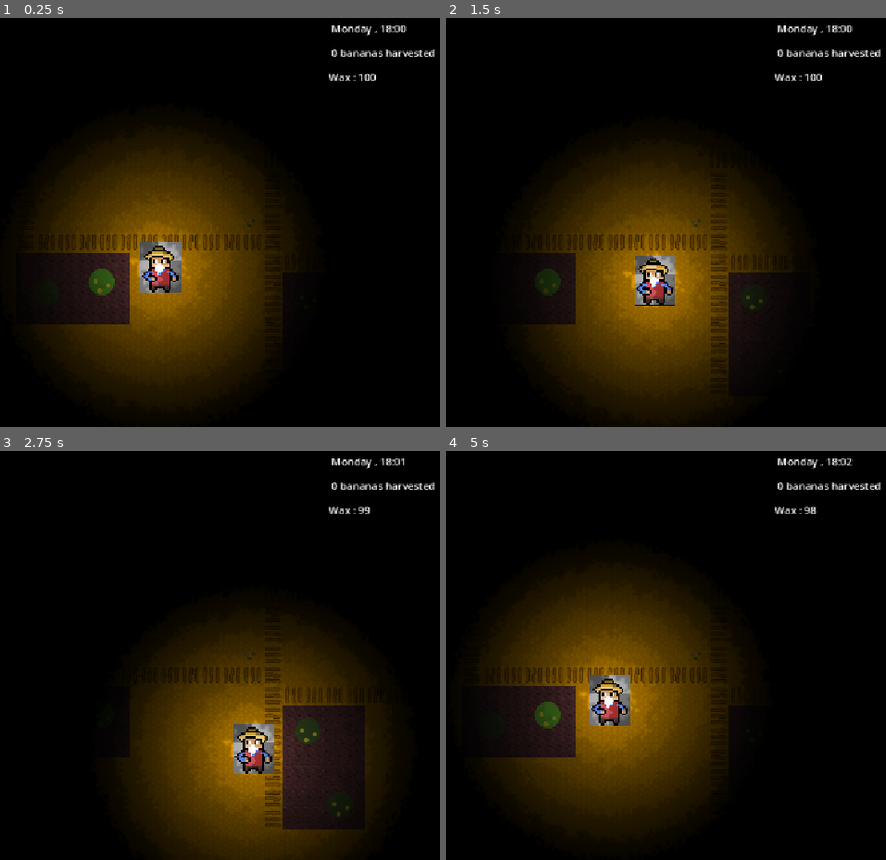
Above: before the commit, frames 1-4 (two rows, left to right).
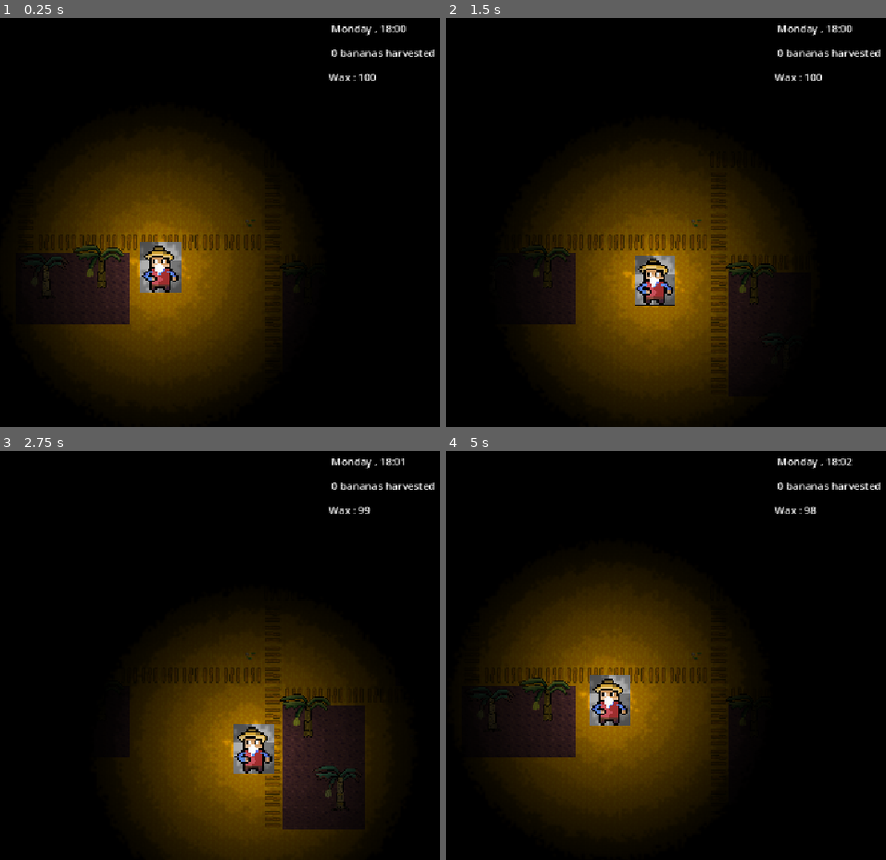
Above: after the commit, the same moments.

Repository: agoy184/BananaFarmMonkeyGhost
Game: Godot game, scene res://scenes/root.tscn
Two runs of this game, one before a commit and one after it. Both use one fixed random seed, a clock stepped at 60 frames per second and the inputs below.
Inputs:
- Up to frame 1 (0.25 s): no input
- Up to frame 2 (1.5 s): tap Enter at 0.5 s; hold Right (ui_right) 0.53-1.28 s; hold E (Interact) 0.53-1.28 s; hold Down (ui_down) from 1.28 s (still down); tap E (Interact) at 1.35 s
- Up to frame 3 (2.75 s): release Down (ui_down) at 2.03 s; hold Right (ui_right) from 2.03 s (still down); hold E (Interact) from 2.03 s (still down)
- Up to frame 4 (5 s): release Right (ui_right) at 2.78 s; release E (Interact) at 2.78 s; hold Up (ui_up) 2.78-3.53 s; tap E (Interact) at 2.85, 4.35 s; hold E (Interact) 3.53-4.28 s; hold Left (ui_left) from 3.53 s (still down)

The runs differ from the first frame. In frame 1, 0.6% of the frame differs, in the area x 10-67%, y 55-68%; in frame 2, 0.5%; in frame 3, 0.6%; in frame 4, 0.6%.

Commit message:
We got trees, and a watering rework

Diff:
--- a/scenes/banana_tree.tscn
+++ b/scenes/banana_tree.tscn
@@ -2,60 +2,53 @@
 
 [ext_resource type="Script" uid="uid://bvm0kgc4vcsod" path="res://scripts/banana_prototype.gd" id="1_lbdmo"]
 [ext_resource type="Script" uid="uid://cvgokulqq8c8h" path="res://scripts/banana_graphics.gd" id="2_26hu8"]
-[ext_resource type="Texture2D" uid="uid://d14a4dnowp0tu" path="res://assets/temp/Banana_Mockup.png" id="3_nnuoh"]
+[ext_resource type="Texture2D" uid="uid://lkplytbhni13" path="res://assets/Banana_Trees.png" id="3_26hu8"]
 [ext_resource type="Script" uid="uid://c2r67yg0rcya2" path="res://scripts/banana_area.gd" id="4_26hu8"]
 
-[sub_resource type="AtlasTexture" id="AtlasTexture_y3xxt"]
-atlas = ExtResource("3_nnuoh")
-region = Rect2(0, 0, 64, 64)
+[sub_resource type="AtlasTexture" id="AtlasTexture_nnuoh"]
+atlas = ExtResource("3_26hu8")
+region = Rect2(0, 0, 128, 128)
 
-[sub_resource type="AtlasTexture" id="AtlasTexture_xsp7o"]
-atlas = ExtResource("3_nnuoh")
-region = Rect2(64, 0, 64, 64)
+[sub_resource type="AtlasTexture" id="AtlasTexture_42qwi"]
+atlas = ExtResource("3_26hu8")
+region = Rect2(128, 0, 128, 128)
 
-[sub_resource type="AtlasTexture" id="AtlasTexture_l5cgh"]
-atlas = ExtResource("3_nnuoh")
-region = Rect2(128, 0, 64, 64)
+[sub_resource type="AtlasTexture" id="AtlasTexture_e67by"]
+atlas = ExtResource("3_26hu8")
+region = Rect2(256, 0, 128, 128)
 
-[sub_resource type="AtlasTexture" id="AtlasTexture_vgks2"]
-atlas = ExtResource("3_nnuoh")
-region = Rect2(192, 0, 64, 64)
+[sub_resource type="AtlasTexture" id="AtlasTexture_q2j4f"]
+atlas = ExtResource("3_26hu8")
+region = Rect2(384, 0, 128, 128)
 
-[sub_resource type="AtlasTexture" id="AtlasTexture_dylgi"]
-atlas = ExtResource("3_nnuoh")
-region = Rect2(256, 0, 64, 64)
+[sub_resource type="AtlasTexture" id="AtlasTexture_fvmr1"]
+atlas = ExtResource("3_26hu8")
+region = Rect2(512, 0, 128, 128)
 
-[sub_resource type="AtlasTexture" id="AtlasTexture_jrhyn"]
-atlas = ExtResource("3_nnuoh")
-region = Rect2(320, 0, 64, 64)
-
-[sub_resource type="AtlasTexture" id="AtlasTexture_log26"]
-atlas = ExtResource("3_nnuoh")
-region = Rect2(384, 0, 64, 64)
+[sub_resource type="AtlasTexture" id="AtlasTexture_yphqe"]
+atlas = ExtResource("3_26hu8")
+region = Rect2(640, 0, 128, 128)
 
 [sub_resource type="SpriteFrames" id="SpriteFrames_ostoq"]
 animations = [{
 "frames": [{
 "duration": 1.0,
-"texture": SubResource("AtlasTexture_y3xxt")
+"texture": SubResource("AtlasTexture_nnuoh")
 }, {
 "duration": 1.0,
-"texture": SubResource("AtlasTexture_xsp7o")
+"texture": SubResource("AtlasTexture_42qwi")
 }, {
 "duration": 1.0,
-"texture": SubResource("AtlasTexture_l5cgh")
+"texture": SubResource("AtlasTexture_e67by")
 }, {
 "duration": 1.0,
-"texture": SubResource("AtlasTexture_vgks2")
+"texture": SubResource("AtlasTexture_q2j4f")
 }, {
 "duration": 1.0,
-"texture": SubResource("AtlasTexture_dylgi")
+"texture": SubResource("AtlasTexture_fvmr1")
 }, {
 "duration": 1.0,
-"texture": SubResource("AtlasTexture_jrhyn")
-}, {
-"duration": 1.0,
-"texture": SubResource("AtlasTexture_log26")
+"texture": SubResource("AtlasTexture_yphqe")
 }],
 "loop": 1,
 "name": &"default",
@@ -63,7 +56,7 @@
 }]
 
 [sub_resource type="CircleShape2D" id="CircleShape2D_ostoq"]
-radius = 20.024984
+radius = 11.045361
 
 [sub_resource type="CircleShape2D" id="CircleShape2D_ajtct"]
 radius = 29.427877
@@ -83,8 +76,8 @@
 collision_layer = 4
 
 [node name="BananaSprite" type="AnimatedSprite2D" parent="BananaBody" unique_id=2125590751]
+position = Vector2(1, -50)
 sprite_frames = SubResource("SpriteFrames_ostoq")
-frame = 3
 
 [node name="BananaCollider" type="CollisionShape2D" parent="BananaBody" unique_id=1766635486]
 position = Vector2(0, 3)
--- a/scenes/root.tscn
+++ b/scenes/root.tscn
@@ -169,13 +169,11 @@
 
 [node name="Banana_Tree2" parent="GameScene/Banana_Plants" unique_id=74890072 node_paths=PackedStringArray("player") instance=ExtResource("10_7pvxh")]
 position = Vector2(165, 64)
-health = 20.0
 bananas = 0
 player = NodePath("../../Rancher_Body")
 
 [node name="Banana_Tree3" parent="GameScene/Banana_Plants" unique_id=2077078352 node_paths=PackedStringArray("player") instance=ExtResource("10_7pvxh")]
 position = Vector2(479, 444)
-health = 50.0
 bananas = 4
 player = NodePath("../../Rancher_Body")
 
@@ -277,8 +275,9 @@
 
 [connection signal="invsignal" from="GameManager/InventoryManager" to="UIManager/InventoryUI" method="_on_inventory_manager_invsignal"]
 [connection signal="waxsignal" from="GameManager/CandleManager" to="UIManager/WaxUI" method="_on_candle_manager_waxsignal"]
+[connection signal="daysignal" from="TimeManager" to="BananaManager" method="_on_time_manager_daysignal"]
+[connection signal="min_signal" from="TimeManager" to="GameManager/CandleManager" method="_on_time_manager_min_signal"]
 [connection signal="min_signal" from="TimeManager" to="BananaManager" method="_on_time_manager_min_signal"]
 [connection signal="min_signal" from="TimeManager" to="UIManager/ClockUI" method="_on_time_manager_min_signal"]
-[connection signal="min_signal" from="TimeManager" to="GameManager/CandleManager" method="_on_time_manager_min_signal"]
 [connection signal="speedsignal" from="TimeManager/SpeedManager" to="TimeManager" method="_on_speed_manager_speedsignal"]
 [connection signal="body_entered" from="GameScene/Monkey_Body/Monkey_Area" to="MovementManager/MonkeyMovement/MonkeyCatches" method="_on_monkey_area_body_entered"]
--- a/scripts/banana_graphics.gd
+++ b/scripts/banana_graphics.gd
@@ -10,13 +10,12 @@
 func update_sprite():
 	var status = plant.getstatus()
 	var bananas = plant.bananas
-	if status == "Flourishing" && bananas != 0 :
-		setframe(6)
-	elif status == "Flourishing" && bananas == 0 :
+	print(str(status) + " " + str(bananas))
+	if status == "Flourishing" && bananas == 2 :
 		setframe(5)
-	elif status == "Healthy" && bananas != 0 :
+	elif (status == "Healthy" || status == "Flourishing") && bananas == 1 :
 		setframe(4)
-	elif status == "Healthy" && bananas == 0 :
+	elif (status == "Healthy" || status == "Flourishing") && bananas == 0 :
 		setframe(3)
 	elif status == "Ailing" && bananas != 0 :
 		setframe(2)
--- a/scripts/banana_manager.gd
+++ b/scripts/banana_manager.gd
@@ -8,8 +8,7 @@
 @export var inventory : Node
 
 func _on_time_manager_min_signal():
-	for i in plants:
-		i.lifecycle()
+	pass
 
 #harvesting function to be called to actually harvest the bananas
 func gardening(i):
@@ -28,3 +27,8 @@
 	if event.is_action_pressed("Interact"):
 		for i in plants:
 			gardening(i)
+
+
+func _on_time_manager_daysignal():
+	for i in plants:
+		i.lifecycle()
--- a/scripts/banana_prototype.gd
+++ b/scripts/banana_prototype.gd
@@ -5,36 +5,38 @@
 #or they will wither and he will not be able to harvest on the following nights
 enum status {Withered, Ailing, Healthy, Flourishing}
 @export var tree_status : status
+@export var water := false
 
+
+#I believe what's below was slightly overengineered. Let's focus on the core gameplay
 #we keep track of how much water and care the plant has recently received
-@export var water := 100.0
+#@export var water := 100.0
 #and we keep track of the plant's long term health
-@export var health := 40.0
+#@export var health := 40.0
 #helath slowly drifts to the water level
-@export var health_step := 0.05
-func health_drift():
-	if tree_status == status.Withered:
-		return
-	if health > water:
-		health -= health_step
-	elif health < water:
-		health += health_step
-	update_status()
+#@export var health_step := 0.05
+#func health_drift():
+	#if tree_status == status.Withered:
+		#return
+	#if health > water:
+		#health -= health_step
+	#elif health < water:
+		#health += health_step
 
 #this signal tells the graphics manager when it has to update the sprite
 signal status_signal
 #and we need to update the plant's status accordingly
-func update_status():
-	if health >= 80.0:
-		tree_status = status.Flourishing
-	elif health >= 50.0:
-		tree_status = status.Healthy
-	elif health >= 15.0:
-		tree_status = status.Ailing
-	else:
-		tree_status = status.Withered
-		bananas = 0
-	status_signal.emit()
+#deprecated
+#func update_status():
+	#if health >= 80.0:
+		#tree_status = status.Flourishing
+	#elif health >= 50.0:
+		#tree_status = status.Healthy
+	#elif health >= 15.0:
+		#tree_status = status.Ailing
+	#else:
+		#tree_status = status.Withered
+		#bananas = 0
 
 #gets the status as a string
 func getstatus():
@@ -52,11 +54,13 @@
 
 #when the rancher tend to the plant
 func watering():
-	water = 100.0
+	water = true
+
+#I believe what's below was slightly overengineered. Let's focus on the core gameplay
 #the plant loses water over time
-@export var water_step = 0.15
-func waterloss():
-	water -= water_step
+#@export var water_step = 0.15
+#func waterloss():
+	#water -= water_step
 #maybe we hould add another function to simulate water loss due to the morning heat, but I whink we're fine for now
 
 #this is, of course, the number of bananas on the tree
@@ -64,15 +68,14 @@
 #and this is the function that should be called at the start of each game day to replenish them
 func grow_bananas():
 	if tree_status == status.Flourishing:
-		bananas = randi()%6+4
+		bananas = 2
 	elif tree_status == status.Healthy:
-		bananas = randi()%6+1
+		bananas = 1
 	elif tree_status == status.Ailing:
-		bananas = randi()%6-1
-		if bananas <= 0:
-			bananas = 0
+		bananas = randi()%2
 	elif tree_status == status.Withered:
 		bananas = 0
+	status_signal.emit()
 #a small function that returns that checks if there are bananas and harvests them
 func harvest_bananas():
 	var harvest = bananas
@@ -80,14 +83,21 @@
 		return 0
 	else:
 		bananas = 0
-		update_status()
+		status_signal.emit()
 		return harvest
 
-#just a helper function doing all the plant should as the time goes on
+#promoted to the major function influencing the plant's daily cycle
 func lifecycle():
-	waterloss()
-	health_drift()
-	update_status()
+	if tree_status == status.Withered:
+		return
+	var rand = randi()%2
+	if water == true:
+		if tree_status != status.Flourishing:
+			tree_status += rand
+	elif water == false:
+		tree_status -= rand
+	grow_bananas()
+	water = false
 
 #setting up the Area2D function
 @export var player : CharacterBody2D
@@ -99,8 +109,6 @@
 
 #to randomize plant status at game start
 func random_bananas():
-	health = randi()%60+30.0
-	water = randi()%60+30.0
-	update_status()
+	tree_status = randi()%3+1
+	water = false
 	grow_bananas()
-	lifecycle()
--- a/scripts/time_manager.gd
+++ b/scripts/time_manager.gd
@@ -41,6 +41,7 @@
 		hour = hour_start
 		day_ends()
 
+signal daysignal
 func day_ahead():
 	numday += 1
 	#for readability, I number the days 1-7. but of course we need 0-6 for the array
@@ -49,11 +50,13 @@
 		arrday = 0
 	weekday = weekday_array[arrday]
 
+
 func day_ends():
 	if numday > daylimit:
 		game_manager.game_over()
 	else:
 		game_manager.new_day()
+		daysignal.emit()
 
 #returns the current time as a string
 func time_to_str():
Binary file added: assets/Banana_Trees.png
Not shown, added: assets/Banana_Trees.png.import
Not shown, added: export_presets.cfg
